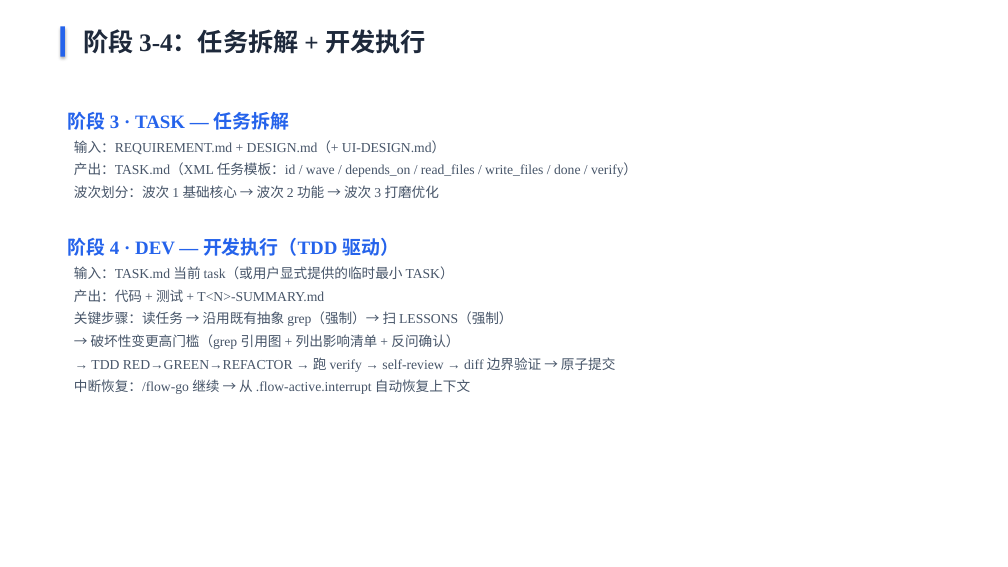
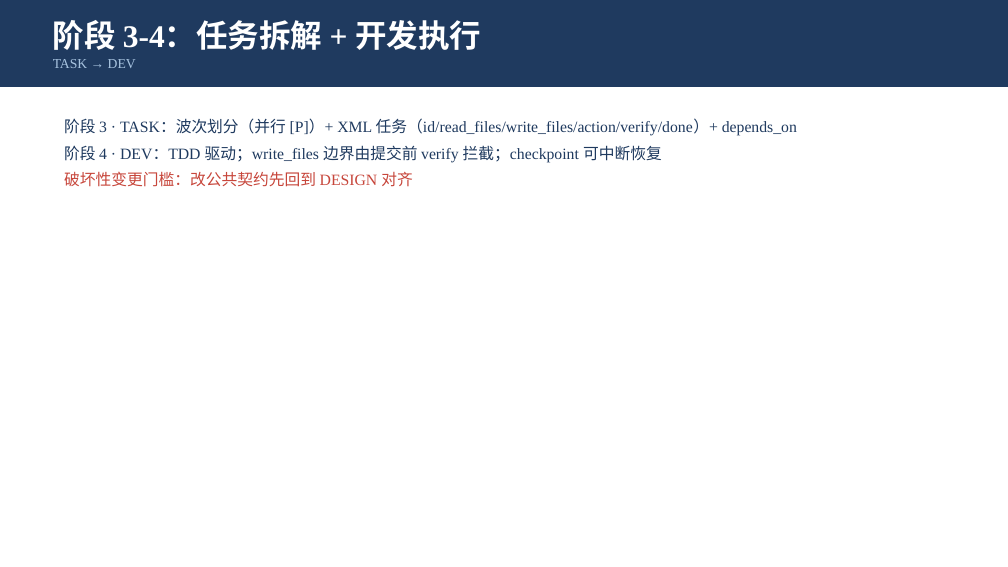
Before and after one commit to Hellrabb/flow-kit, a slide deck: slide 9 of flow-kit-用户指南.pptx. Drawn at 1008x567 pixels with LibreOffice and Linux fonts; fonts in the diff are those of the drawing. Boxes give left, top, right and bottom in pixels: in the first picture for what was removed or moved away, otherwise in the second. Text is boxed around its words. In the diff, an @@ line names an element or a change of style, - is before the commit and + after.

Commit message:
docs(user-guide-sync-2026-09): 阶段4 DEV — 用户指南 deck 重建 20 页（slides.json 生成器 + deck_checks 断言 + 渲染验证）

```diff
--- a/flow-kit-用户指南.pptx
+++ b/flow-kit-用户指南.pptx
@@ rectangle added at bbox=[0, 0, 1008, 87], fill #1F3A5F @@
@@ text "阶段 3-4：任务拆解 + 开发执行": place and size @@
-text "阶段 3-4：任务拆解 + 开发执行" at bbox=[83, 29, 426, 54]
+text "阶段 3-4：任务拆解 + 开发执行" at bbox=[53, 20, 481, 68]
@@ text "阶段 3-4：任务拆解 + 开发执行" at bbox=[53, 20, 481, 68]: vertical alignment top to middle @@
@@ text at bbox=[53, 20, 481, 50]: size 24 to 30 pt, text colour #1E293B to #FFFFFF in "阶段 3-4：任务拆解 + 开发执行" @@
@@ rectangle removed at bbox=[60, 26, 65, 57] @@
@@ text at bbox=[53, 59, 136, 68]: paragraph added @@
+TASK → DEV
@@ text at bbox=[64, 118, 797, 187]: text changed; size 13 to 15 pt; text colour #475569 to #1F3A5F @@
-阶段 3 · TASK — 任务拆解
-输入：REQUIREMENT.md + DESIGN.md（+ UI-DESIGN.md）
-产出：TASK.md（XML 任务模板：id / wave / depends_on / read_files / write_files / done / verify）
-波次划分：波次 1 基础核心 → 波次 2 功能 → 波次 3 打磨优化
-阶段 4 · DEV — 开发执行（TDD 驱动）
-输入：TASK.md 当前 task（或用户显式提供的临时最小 TASK）
-产出：代码 + 测试 + T<N>-SUMMARY.md
-关键步骤：读任务 → 沿用既有抽象 grep（强制）→ 扫 LESSONS（强制）
-→ 破坏性变更高门槛（grep 引用图 + 列出影响清单 + 反问确认）
-→ TDD RED→GREEN→REFACTOR → 跑 verify → self-review → diff 边界验证 → 原子提交
-中断恢复：/flow-go 继续 → 从 .flow-active.interrupt 自动恢复上下文
+阶段 3 · TASK：波次划分（并行 [P]）+ XML 任务（id/read_files/write_files/action/verify/done）+ depends_on
+阶段 4 · DEV：TDD 驱动；write_files 边界由提交前 verify 拦截；checkpoint 可中断恢复
+破坏性变更门槛：改公共契约先回到 DESIGN 对齐
```
Also in this commit, not shown: 11 other slides changed, 8 slides added, 7 slides removed, 3 other files.
